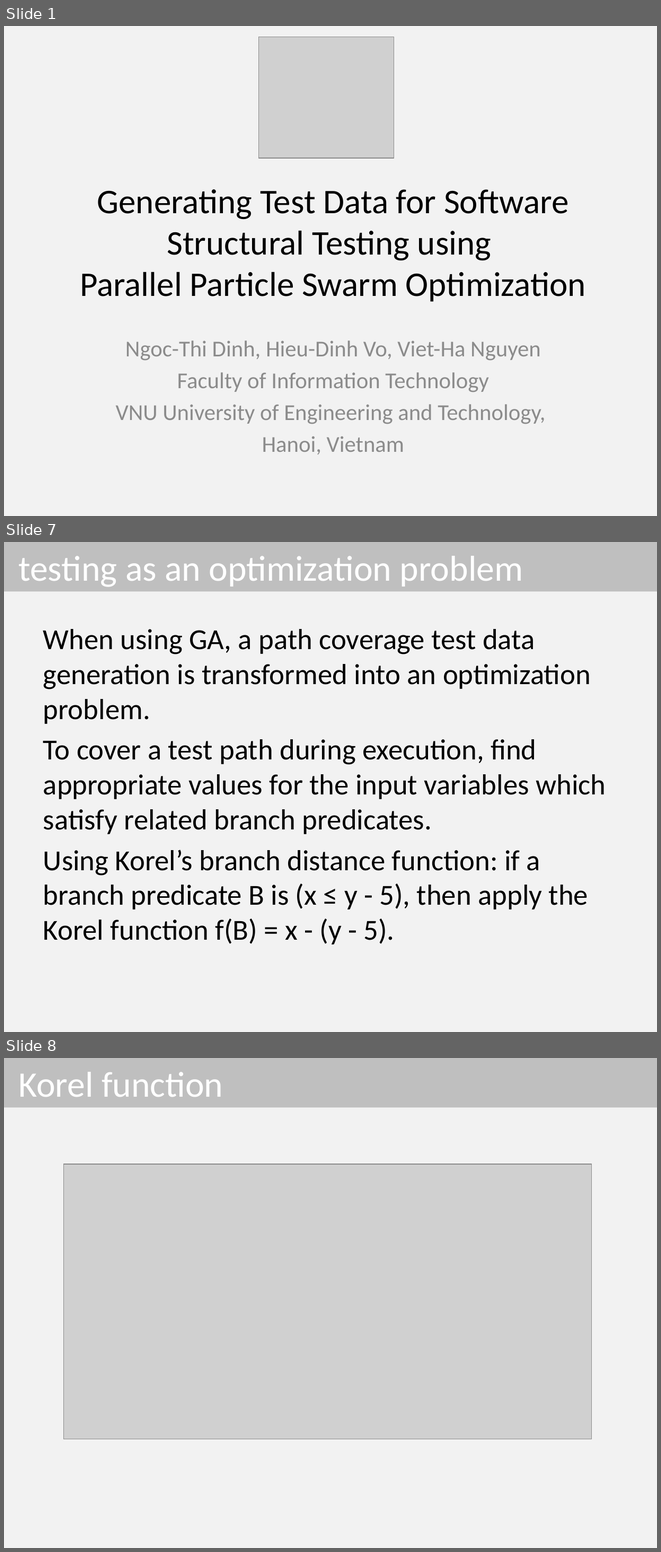
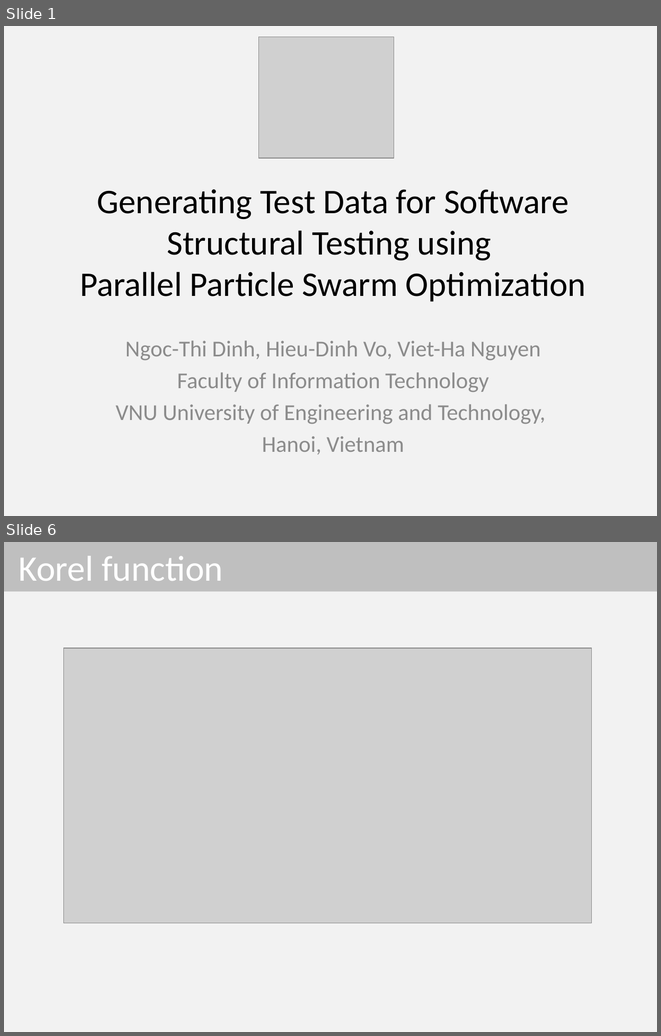
Before and after one commit to dinhngocthi/GAsource, a slide deck: CFT4CUnitSrc/src/report/PPSO_Presentation.pptx. Shown one above the other, each under a label of ours: slides 1, 7 and 8 before the commit, slides 1 and 6 after it; the slides between them are not shown. The pictures are 661x1552 and 661x1036 pixels, drawn with LibreOffice and Linux fonts; fonts in the diff are those of the drawing; grey boxes stand for pictures. Boxes give left, top, right and bottom in pixels: in the first picture for what was removed or moved away, otherwise in the second. Text is boxed around its words. In the diff, an @@ line names an element or a change of style, - is before the commit and + after.

```diff
--- a/CFT4CUnitSrc/src/report/PPSO_Presentation.pptx
+++ b/CFT4CUnitSrc/src/report/PPSO_Presentation.pptx
@@ slide 7 removed at <box>4,542,657,1032</box>, background #F2F2F2 @@
@@ title removed at <box>4,542,657,592</box> @@
-testing as an optimization problem
@@ text removed at <box>43,629,606,944</box> @@
-When using GA, a path coverage test data generation is transformed into an optimization problem.
-To cover a test path during execution, find appropriate values for the input variables which satisfy related branch predicates.
-Using Korel’s branch distance function: if a branch predicate B is (x ≤ y - 5), then apply the Korel function f(B) = x - (y - 5).
@@ what was slide 8 is now slide 6 @@
```
Also in this commit, not shown: 3 slides changed, 2 slides added, 3 other slides removed, 1 other file.
